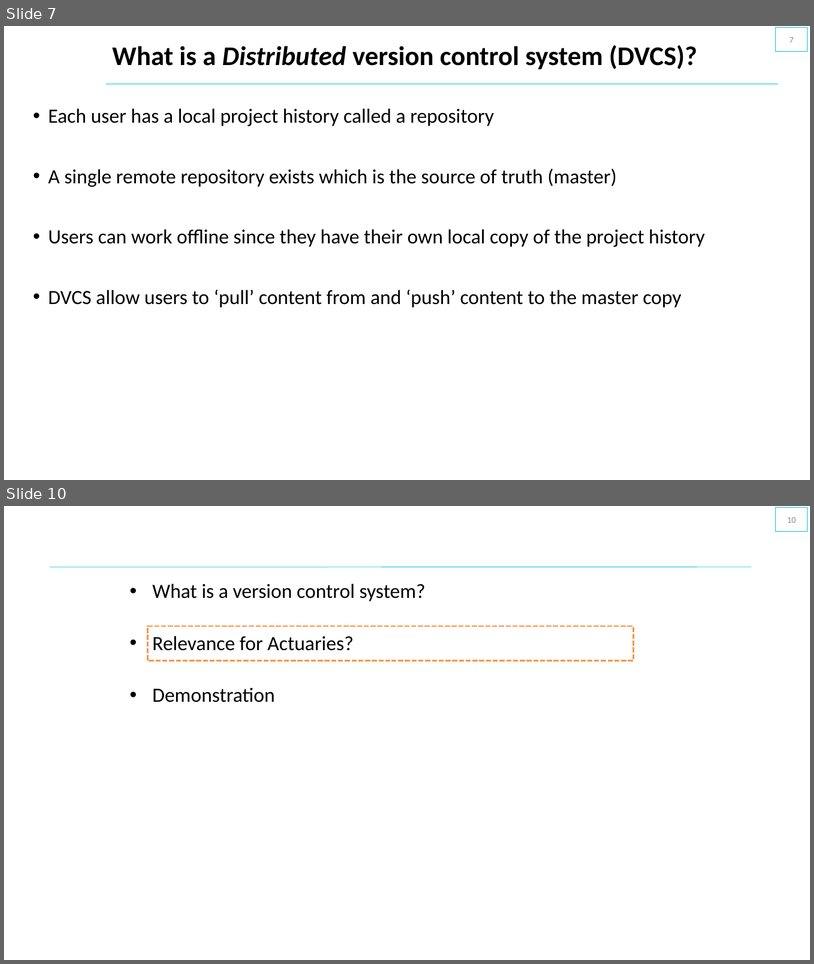
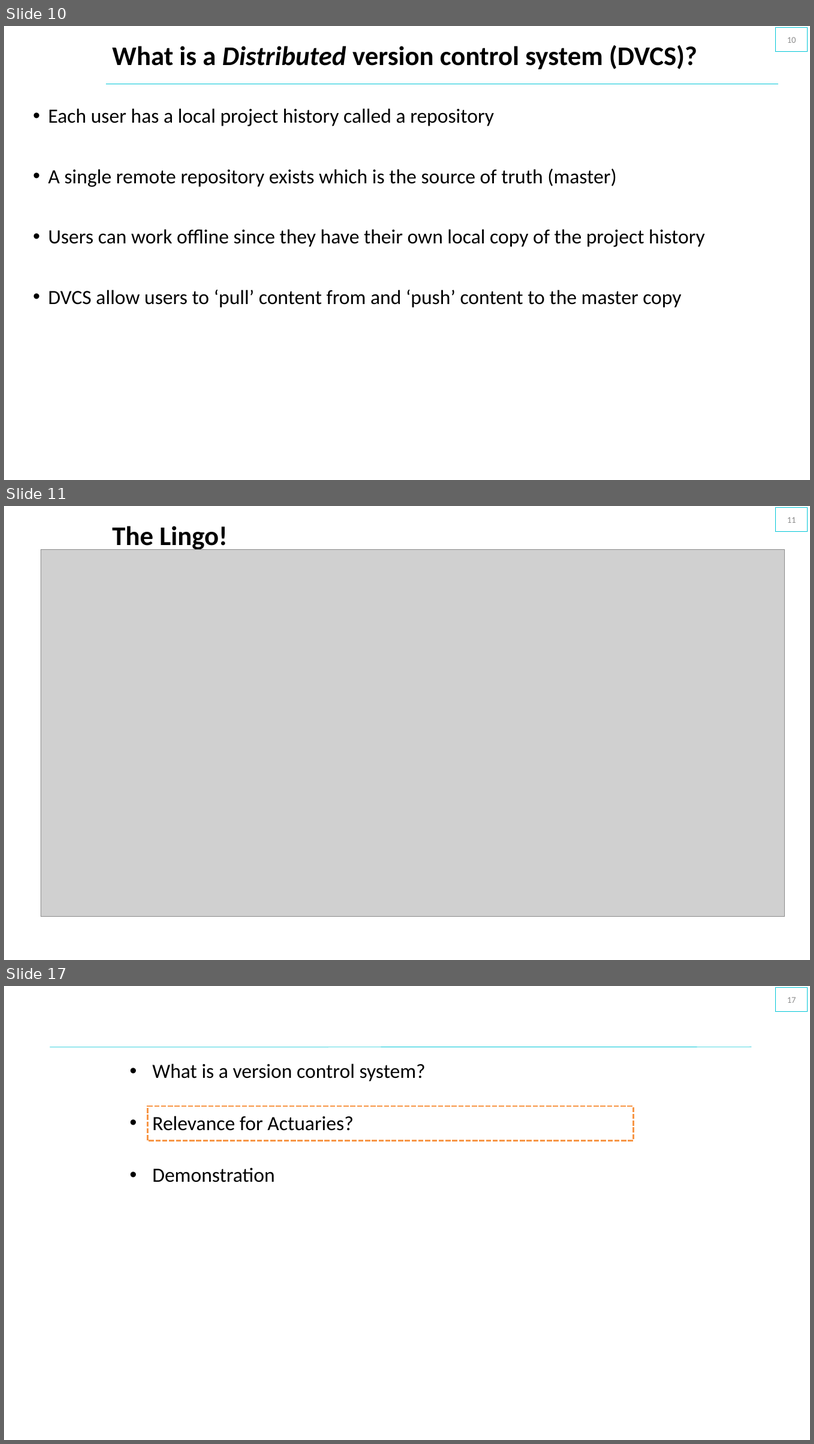
Before and after one commit to saidataanalytics/versioncontrol, a slide deck: SAI_Slides_Version_Control.pptx. Shown one above the other, each under a label of ours: slides 7 and 10 before the commit, slides 10, 11 and 17 after it; the slides between them are not shown. The pictures are 814x964 and 814x1444 pixels, drawn with LibreOffice and Linux fonts; fonts in the diff are those of the drawing; grey boxes stand for pictures; background and template pictures are left out. Boxes give left, top, right and bottom in pixels: in the first picture for what was removed or moved away, otherwise in the second. Text is boxed around its words. In the diff, an @@ line names an element or a change of style, - is before the commit and + after.

```diff
--- a/SAI_Slides_Version_Control.pptx
+++ b/SAI_Slides_Version_Control.pptx
@@ slide 11 added at [4,506,810,960], background #FFFFFF @@
@@ page number added at [776,507,808,531], outline #00C6D7 0.75 pt, 10.5 pt, text #8C8C8C @@
+11
@@ title added at [112,526,227,552], 32 pt, text #000000, bold @@
+The Lingo!
@@ picture added at [41,550,785,916] @@
@@ what was slide 7 is now slide 10 @@
@@ page number at [788,37,797,43]: text changed @@
-7
+10
@@ what was slide 10 is now slide 17 @@
@@ page number at [788,997,797,1003]: text changed @@
-10
+17
```
Also in this commit, not shown: 5 slides changed, 6 other slides added, 1 other file.
